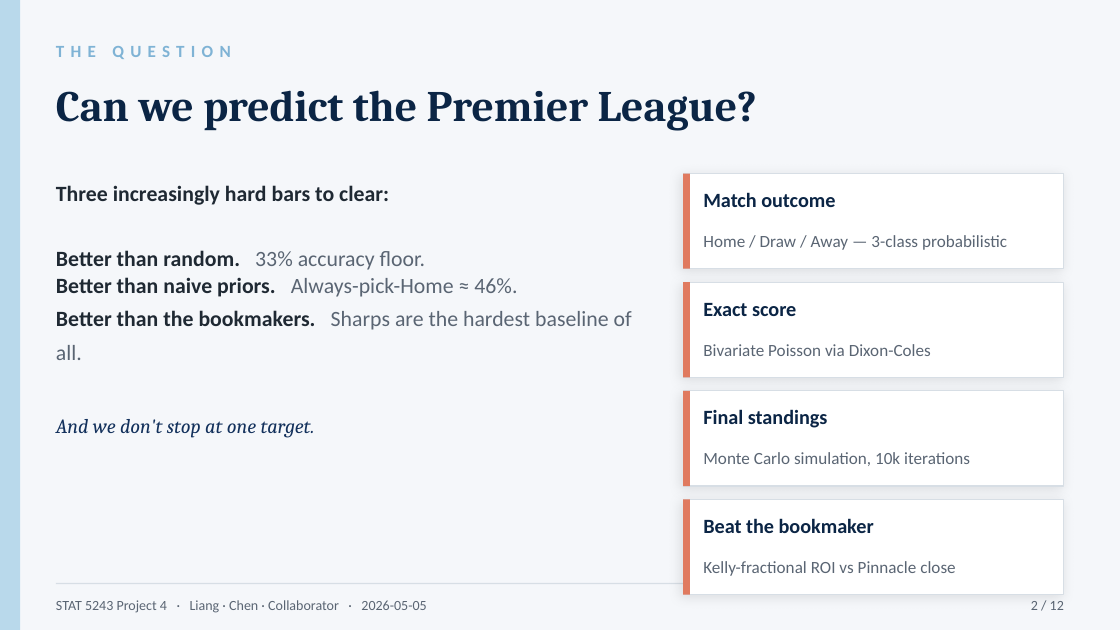
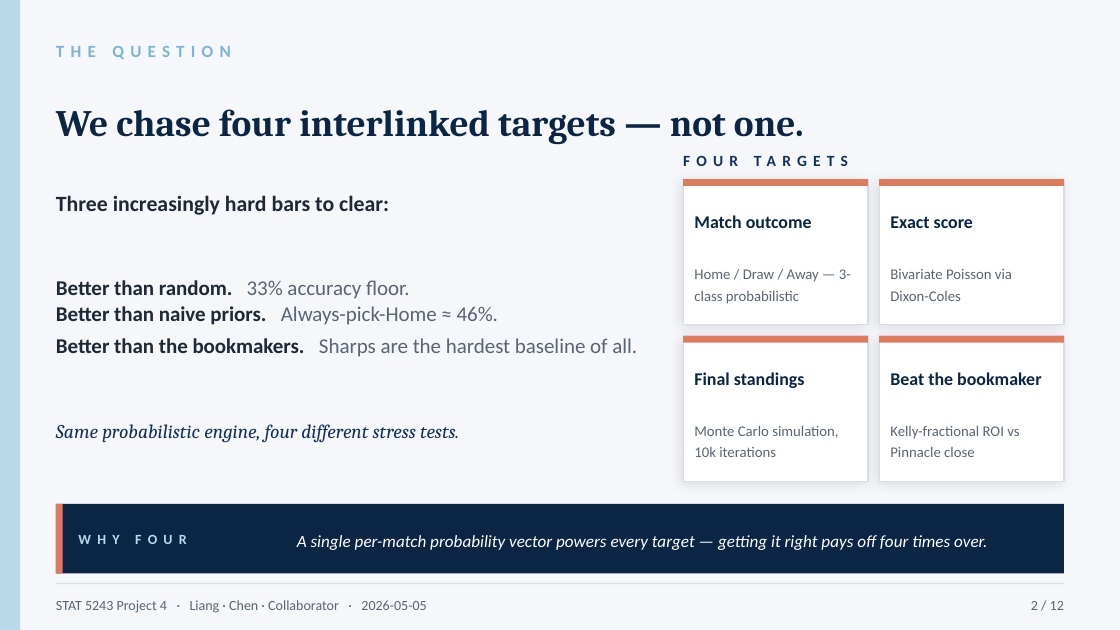
Before and after one commit to ZemingLiang/STAT5243-Project-4, a slide deck: slide 2 of slides/oral_10min.pptx. Drawn at 1120x630 pixels with LibreOffice and Linux fonts; fonts in the diff are those of the drawing. Boxes give left, top, right and bottom in pixels: in the first picture for what was removed or moved away, otherwise in the second. Text is boxed around its words. In the diff, an @@ line names an element or a change of style, - is before the commit and + after.

```diff
--- a/slides/oral_10min.pptx
+++ b/slides/oral_10min.pptx
@@ text at bbox=[56, 109, 804, 145]: text changed; size 28 to 24 pt @@
-Can we predict the Premier League?
+We chase four interlinked targets — not one.
@@ rectangle: place and size @@
-rectangle at bbox=[683, 174, 1064, 269]
+rectangle at bbox=[683, 179, 868, 325]
@@ rectangle: place and size @@
-rectangle at bbox=[683, 174, 690, 269]
+rectangle at bbox=[683, 179, 868, 186]
@@ text added at bbox=[683, 155, 848, 166], 10 pt, text #13315C, bold @@
+FOUR TARGETS
@@ rectangle: place and size @@
-rectangle at bbox=[683, 282, 1064, 377]
+rectangle at bbox=[879, 179, 1064, 325]
@@ rectangle: place and size @@
-rectangle at bbox=[683, 282, 690, 377]
+rectangle at bbox=[879, 179, 1064, 186]
@@ text "Three increasingly hard bars to ...": place and size @@
-text "Three increasingly hard bars to ..." at bbox=[56, 185, 389, 205]
+text "Three increasingly hard bars to ..." at bbox=[56, 195, 389, 215]
@@ text "Match outcome": place and size @@
-text "Match outcome" at bbox=[703, 192, 835, 207]
+text "Match outcome" at bbox=[694, 215, 812, 228]
@@ text "Exact score": place and size @@
-text "Exact score" at bbox=[703, 303, 796, 316]
+text "Exact score" at bbox=[890, 216, 973, 228]
@@ text "Better than random. 33% accuracy ...": place and size @@
-text "Better than random. 33% accuracy ..." at bbox=[56, 250, 632, 360]
+text "Better than random. 33% accuracy ..." at bbox=[56, 280, 637, 357]
@@ text "Better than random. 33% accuracy ..." at bbox=[56, 280, 637, 357]: size 14 to 13.5 pt @@
@@ text "Home / Draw / Away ...": place and size @@
-text "Home / Draw / Away ..." at bbox=[703, 235, 1007, 250]
+text "Home / Draw / Away ..." at bbox=[694, 269, 851, 304]
@@ text "Bivariate Poisson via Dixon-Coles": place and size @@
-text "Bivariate Poisson via Dixon-Coles" at bbox=[703, 344, 931, 356]
+text "Bivariate Poisson via Dixon-Coles" at bbox=[890, 269, 1012, 301]
@@ rectangle: place and size @@
-rectangle at bbox=[683, 391, 1064, 486]
+rectangle at bbox=[683, 336, 868, 482]
@@ rectangle: place and size @@
-rectangle at bbox=[683, 391, 690, 486]
+rectangle at bbox=[683, 336, 868, 343]
@@ text "Final standings": place and size @@
-text "Final standings" at bbox=[703, 409, 828, 428]
+text "Final standings" at bbox=[694, 372, 805, 388]
@@ rectangle: place and size @@
-rectangle at bbox=[683, 500, 1064, 595]
+rectangle at bbox=[879, 336, 1064, 482]
@@ rectangle: place and size @@
-rectangle at bbox=[683, 500, 690, 595]
+rectangle at bbox=[879, 336, 1064, 343]
@@ size 13 to 11.5 pt in 4 elements at bbox=[694, 215, 812, 228], bbox=[694, 372, 805, 388], bbox=[890, 216, 973, 228], bbox=[890, 372, 1041, 385] @@
@@ text "Beat the bookmaker": place and size @@
-text "Beat the bookmaker" at bbox=[703, 518, 874, 533]
+text "Beat the bookmaker" at bbox=[890, 372, 1041, 385]
@@ text "Monte Carlo simulation, 10k iterations": place and size @@
-text "Monte Carlo simulation, 10k iterations" at bbox=[703, 452, 970, 466]
+text "Monte Carlo simulation, 10k iterations" at bbox=[694, 425, 838, 457]
@@ size 11 to 9.5 pt; line spacing 1 to 1.2 in 4 elements at bbox=[694, 425, 838, 457], bbox=[694, 269, 851, 304], bbox=[890, 269, 1012, 301], bbox=[890, 425, 1019, 457] @@
@@ text "Kelly-fractional ROI vs Pinnacle close": place and size @@
-text "Kelly-fractional ROI vs Pinnacle close" at bbox=[703, 561, 955, 576]
+text "Kelly-fractional ROI vs Pinnacle close" at bbox=[890, 425, 1019, 457]
@@ text at bbox=[56, 424, 459, 443]: text changed; size 13 to 12.5 pt @@
-And we don't stop at one target.
+Same probabilistic engine, four different stress tests.
@@ text added at bbox=[265, 424, 297, 442], 9 pt, text #B9D9EB, bold @@
+WHY FOUR
@@ rectangle added at bbox=[56, 504, 1064, 573], fill #0B2545 @@
@@ rectangle added at bbox=[56, 504, 63, 573], fill #E07A5F @@
@@ text added at bbox=[297, 535, 987, 550], 11 pt, text #FFFFFF, italic @@
+A single per-match probability vector powers every target — getting it right pays off four times over.
```
Also in this commit, not shown: 11 other slides changed, 5 other files.
